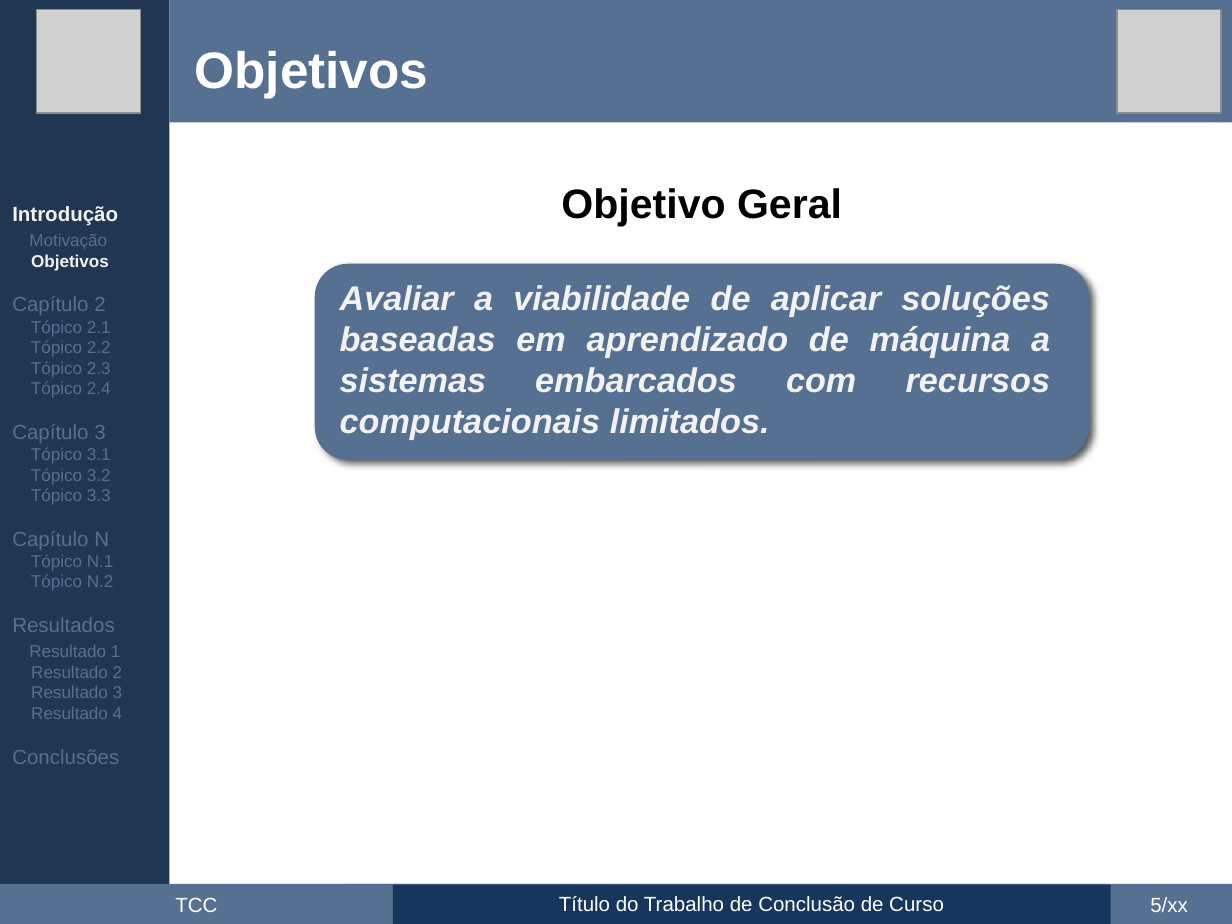
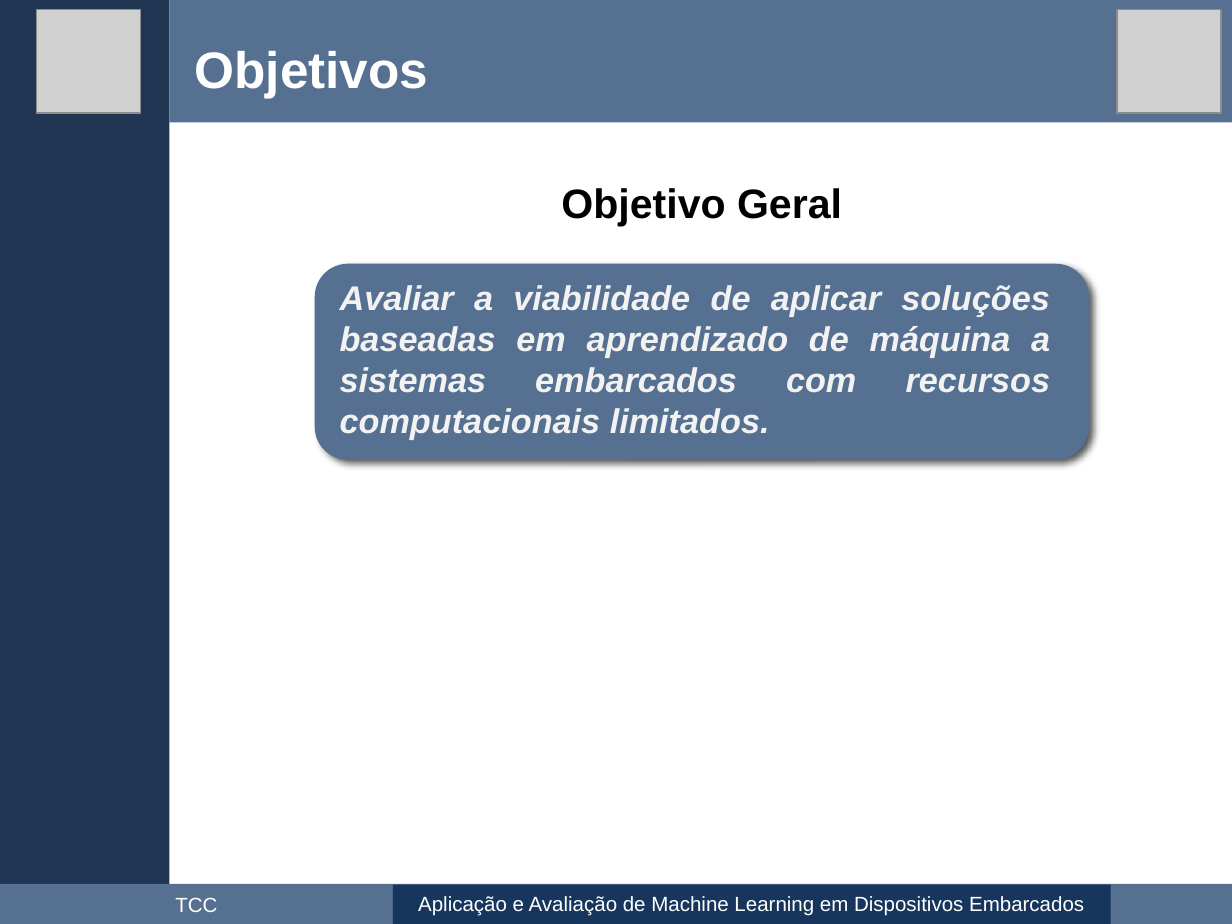
Before and after one commit to maxwellrs-dev/ai4rpi, a slide deck: slide 5 of apresentacao/apresentacao.pptx (slide 6 before the commit). Drawn at 1232x924 pixels with LibreOffice and Linux fonts; fonts in the diff are those of the drawing; grey boxes stand for pictures. Boxes give left, top, right and bottom in pixels: in the first picture for what was removed or moved away, otherwise in the second. Text is boxed around its words. In the diff, an @@ line names an element or a change of style, - is before the commit and + after.

```diff
--- a/apresentacao/apresentacao.pptx
+++ b/apresentacao/apresentacao.pptx
@@ text removed at (12,206,123,764) @@
-Introdução
-Motivação
-Objetivos
-Capítulo 2
-Tópico 2.1
-Tópico 2.2
-Tópico 2.3
-Tópico 2.4
-Capítulo 3
-Tópico 3.1
-Tópico 3.2
-Tópico 3.3
-Capítulo N
-Tópico N.1
-Tópico N.2
-Resultados
-Resultado 1
-Resultado 2
-Resultado 3
-Resultado 4
-Conclusões
@@ rectangle removed at (345,885,1106,924) @@
@@ text in rectangle at (418,896,1084,916): text changed @@
-Título do Trabalho de Conclusão de Curso
+Aplicação e Avaliação de Machine Learning em Dispositivos Embarcados
@@ text removed at (1150,897,1188,912) @@
-5/xx
```
Also in this commit, not shown: 32 other slides changed, 6 slides added, 14 slides removed.
